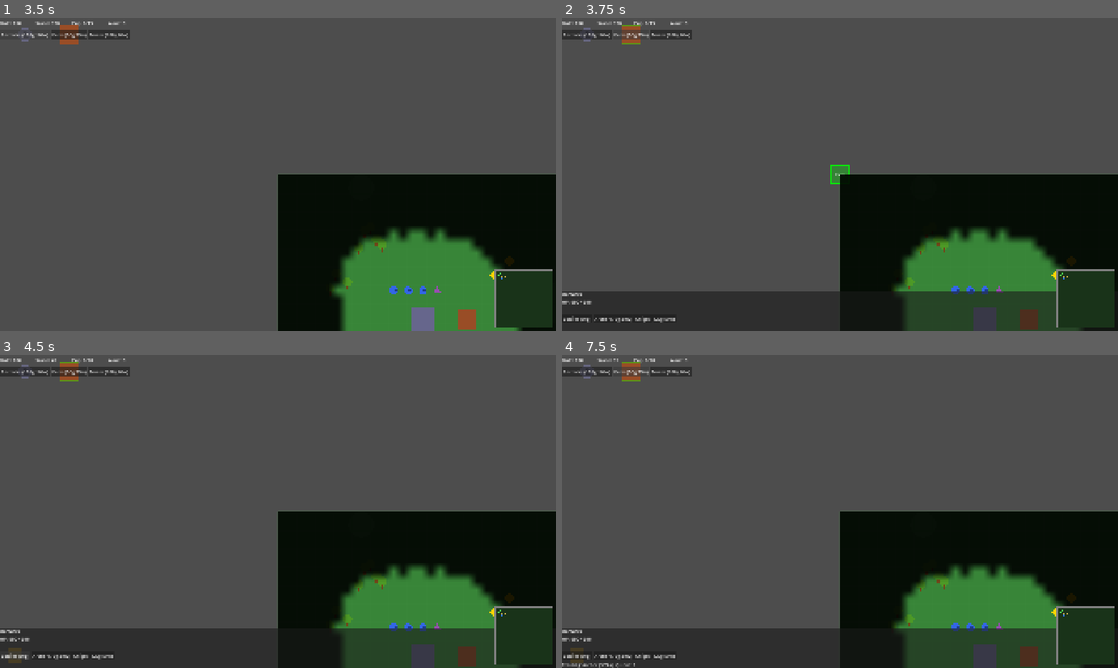
Above: before the commit, frames 1-4 (two rows, left to right).
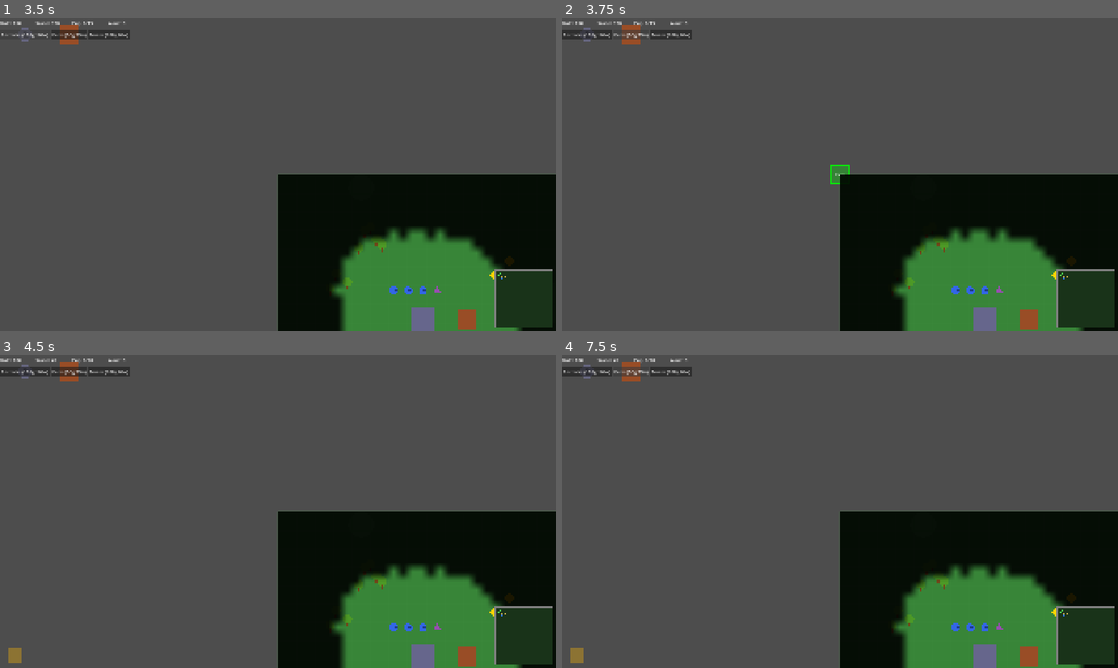
Above: after the commit, the same moments.

Repository: CubaStromek/RTS
Game: Godot game, scene res://scenes/main/Main.tscn
Same seed, same stepped clock (60 frames per second), same inputs: the game is played once before the commit and once after it.
Inputs (mouse positions are in pixels of both pictures, inside the frame that each line leads up to):
- Up to frame 1 (3.5 s): click "Barracks (150g 100w)" at 0.5 s; click "Farm (50g 75w)" at 1.25 s; click "Tower (100g 80w)" at 2 s; click "Barracks (150g 100w)" at 2.75 s
- Up to frame 2 (3.75 s): click "Farm (50g 75w)" at 3.5 s
- Up to frame 3 (4.5 s): click (16, 655) at 4.25 s, where only the run before the commit has a clickable "Soldier (50g)"
- Up to frame 4 (7.5 s): click (612, 655) at 5 s, where only the run before the commit has a clickable "Archer (70g 30w)"; click "Tower (100g 80w)" at 5.75 s; click "Barracks (150g 100w)" at 6.5 s; click "Farm (50g 75w)" at 7.25 s

Frame 1 is identical in both runs. In frame 2, 9.8% of the frame differs, in the area x 0-94%, y 2-100%; in frame 3, 9.8%; in frame 4, 9.7%.

Commit message:
Fix SelectionSystem stealing clicks from UI buttons
- Skip input when BuildSystem is in build mode
- Skip mouse clicks when cursor is over HUD areas (top 80px, bottom 130px)
- Prevents deselecting building when clicking production/build buttons

Co-Authored-By: Claude Opus 4.6 (1M context) <noreply@anthropic.com>

Diff:
--- a/rts_game/scripts/systems/SelectionSystem.gd
+++ b/rts_game/scripts/systems/SelectionSystem.gd
@@ -22,12 +22,37 @@
 		_selection_box = main.get_node_or_null("UI/SelectionBox")
 
 func _input(event: InputEvent) -> void:
+	# Skip if build mode is active
+	var build_sys := get_node_or_null("/root/BuildSystem")
+	if build_sys and build_sys.is_building:
+		return
 	if event is InputEventMouseButton:
+		# Skip if mouse is over a UI button (check if event was already handled)
+		if _is_mouse_over_ui():
+			return
 		_handle_mouse_button(event)
 	elif event is InputEventMouseMotion and _is_dragging:
 		_update_selection_box(event.position)
 	elif event is InputEventKey and event.pressed:
 		_handle_key(event)
+
+func _is_mouse_over_ui() -> bool:
+	var viewport := get_viewport()
+	if not viewport:
+		return false
+	var gui_control := viewport.gui_get_focus_owner()
+	if gui_control:
+		return true
+	# Check if mouse is over any STOP-filtered control in HUD
+	var mouse_pos := viewport.get_mouse_position()
+	var vp_size := viewport.get_visible_rect().size
+	# Top bar area
+	if mouse_pos.y < 80:
+		return true
+	# Bottom panel area (when visible)
+	if mouse_pos.y > vp_size.y - 130:
+		return true
+	return false
 
 func _handle_mouse_button(event: InputEventMouseButton) -> void:
 	if event.button_index == MOUSE_BUTTON_LEFT:
